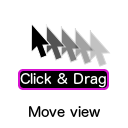
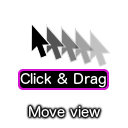
Layer changes from the first 128x128 image to the second:
added layer "Move view (white)" above "Drop Shadow #3" over box(29, 106, 101, 117)
added layer "Drop Shadow #3" above "Move view" over box(26, 103, 103, 120)
hid "Move view" over box(29, 106, 101, 117)
hid "Drop Shadow #2" over box(26, 103, 103, 120)
